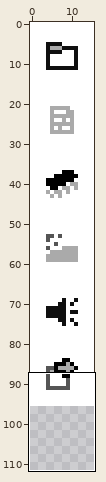
Sprite sheet: assets/menu/icons/16mono.png. The picture above shows the old version from afar; the outline marks the close-up.
Close-up. Before the commit:
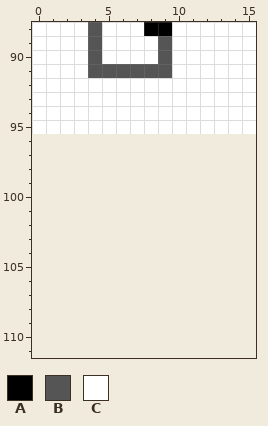
The file is 16x96 pixels. Shown: x 0..15, y 88..111. The old version is drawn lined up with the new one, on the new canvas.
Palette (. is transparent): A #000000  B #555555  C #ffffff
Pixels before, first column x 0:
88 CCCCBCCCAACCCCCC
89 CCCCBCCCCBCCCCCC
90 CCCCBCCCCBCCCCCC
91 CCCCBBBBBBCCCCCC
92 CCCCCCCCCCCCCCCC
93 CCCCCCCCCCCCCCCC
94 CCCCCCCCCCCCCCCC
95 CCCCCCCCCCCCCCCC
New version:
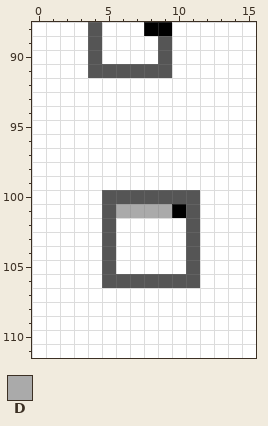
Colours new in this view: D #aaaaaa
The edit:
canvas 16x96 -> 16x112
There is now colour A in row 101 at x 10.
There is now colour B in row 100 at x 5 to 11; in rows 101 to 105 at x 5 and 11; in row 106 at x 5 to 11.
There is now colour C in rows 96 to 99 at x 0 to 15; in rows 100 to 101 at x 0 to 4 and 12 to 15; in rows 102 to 105 at x 0 to 4, 6 to 10 and 12 to 15; in row 106 at x 0 to 4 and 12 to 15; in rows 107 to 111 at x 0 to 15.
There is now colour D in row 101 at x 6 to 9.
